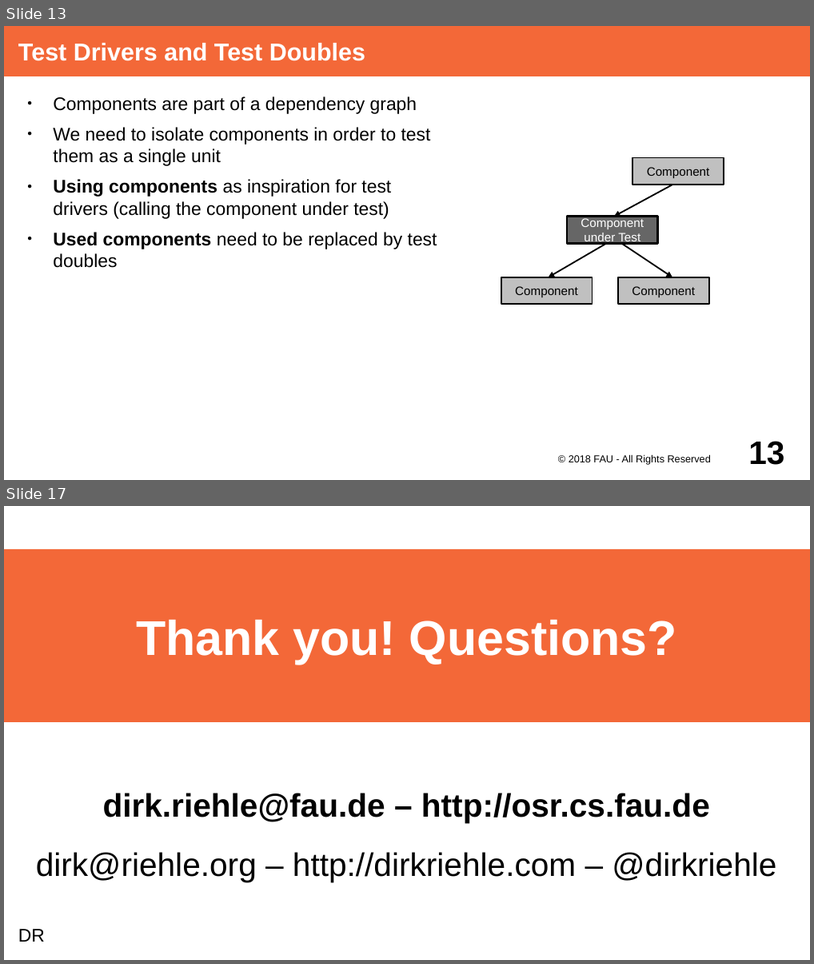
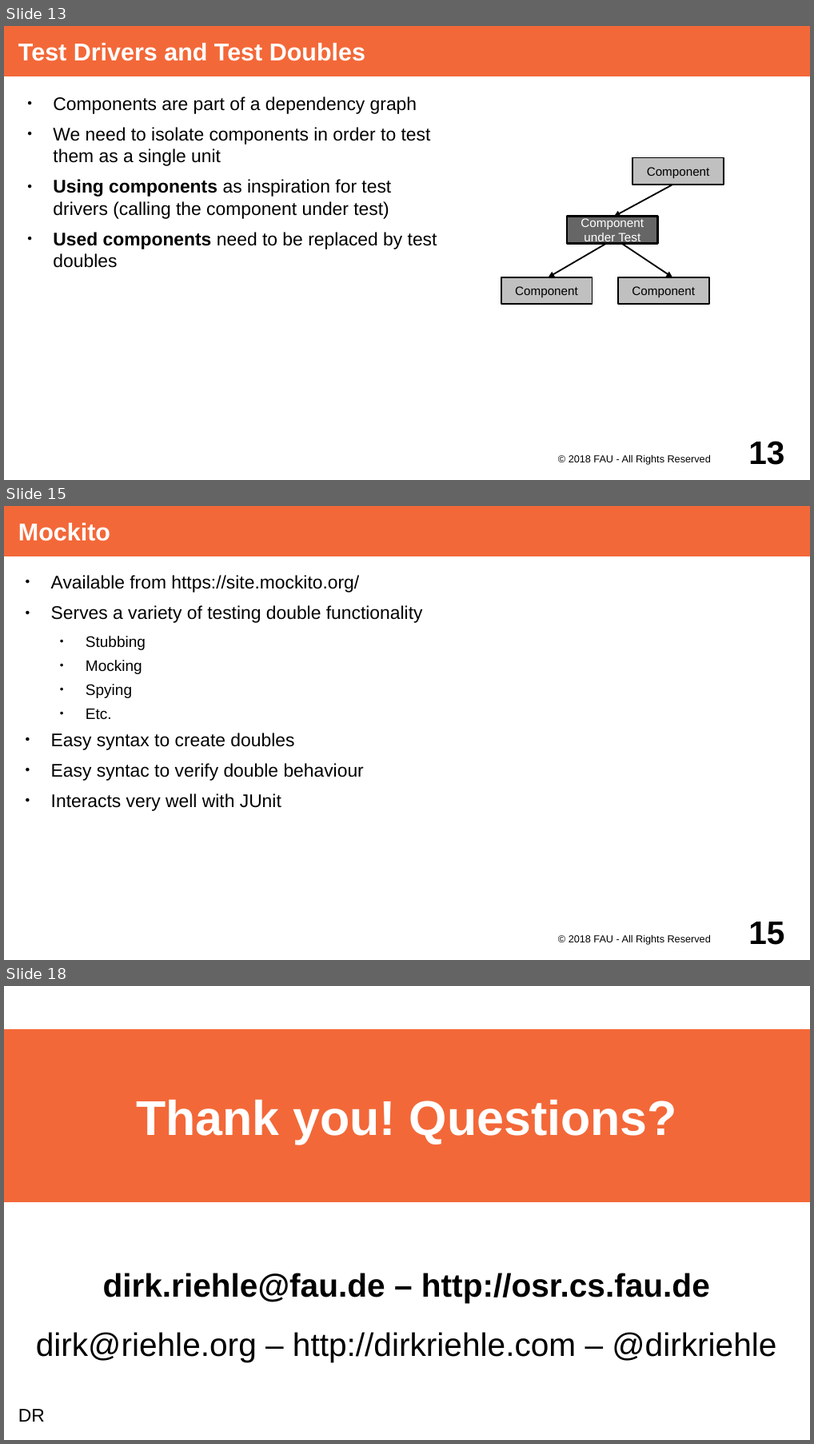
Before and after one commit to dirkriehle/adap-course, a slide deck: Lecture Slides/ADAP Y02- Unit Testing with JUnit.odp. Shown one above the other, each under a label of ours: slides 13 and 17 before the commit, slides 13, 15 and 18 after it; the slides between them are not shown. The pictures are 814x964 and 814x1444 pixels, drawn with LibreOffice and Linux fonts; fonts in the diff are those of the drawing. Boxes give left, top, right and bottom in pixels: in the first picture for what was removed or moved away, otherwise in the second. Text is boxed around its words. In the diff, an @@ line names an element or a change of style, - is before the commit and + after.

Commit message:
Add slides and example code snippets for mockito

```diff
--- a/Lecture Slides/ADAP Y02- Unit Testing with JUnit.odp
+++ b/Lecture Slides/ADAP Y02- Unit Testing with JUnit.odp
@@ slide 15 added at <box>4,506,810,960</box>, background #FFFFFF @@
@@ title added at <box>4,506,810,556</box>, fill #F36838, 24 pt, text #FFFFFF, bold @@
+Mockito
@@ text added at <box>51,575,423,811</box>, 18 pt, text #000000 @@
+● Available from https://site.mockito.org/
+● Serves a variety of testing double functionality
+  ● Stubbing
+  ● Mocking
+  ● Spying
+  ● Etc.
+● Easy syntax to create doubles
+● Easy syntac to verify double behaviour
+● Interacts very well with JUnit
@@ text added at <box>569,934,711,944</box>, 10 pt, text #000000 @@
+© 2018 FAU - All Rights Reserved
@@ page number added at <box>749,921,785,944</box>, 32 pt, text #000000, bold @@
+15
@@ what was slide 17 is now slide 18 @@
```
Also in this commit, not shown: 2 slides changed, 1 other slide added, 1 slide removed, 6 other files.
